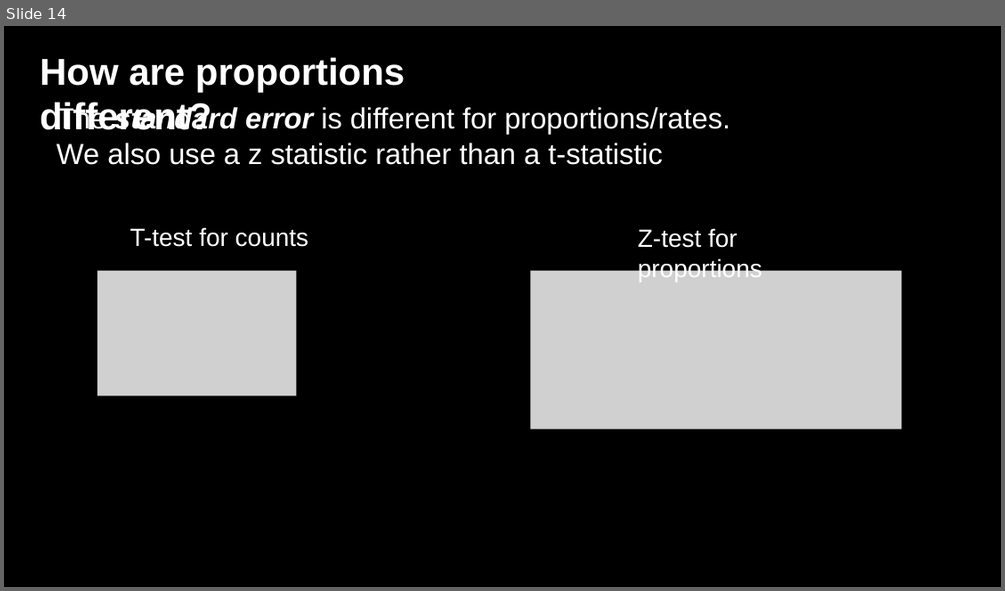
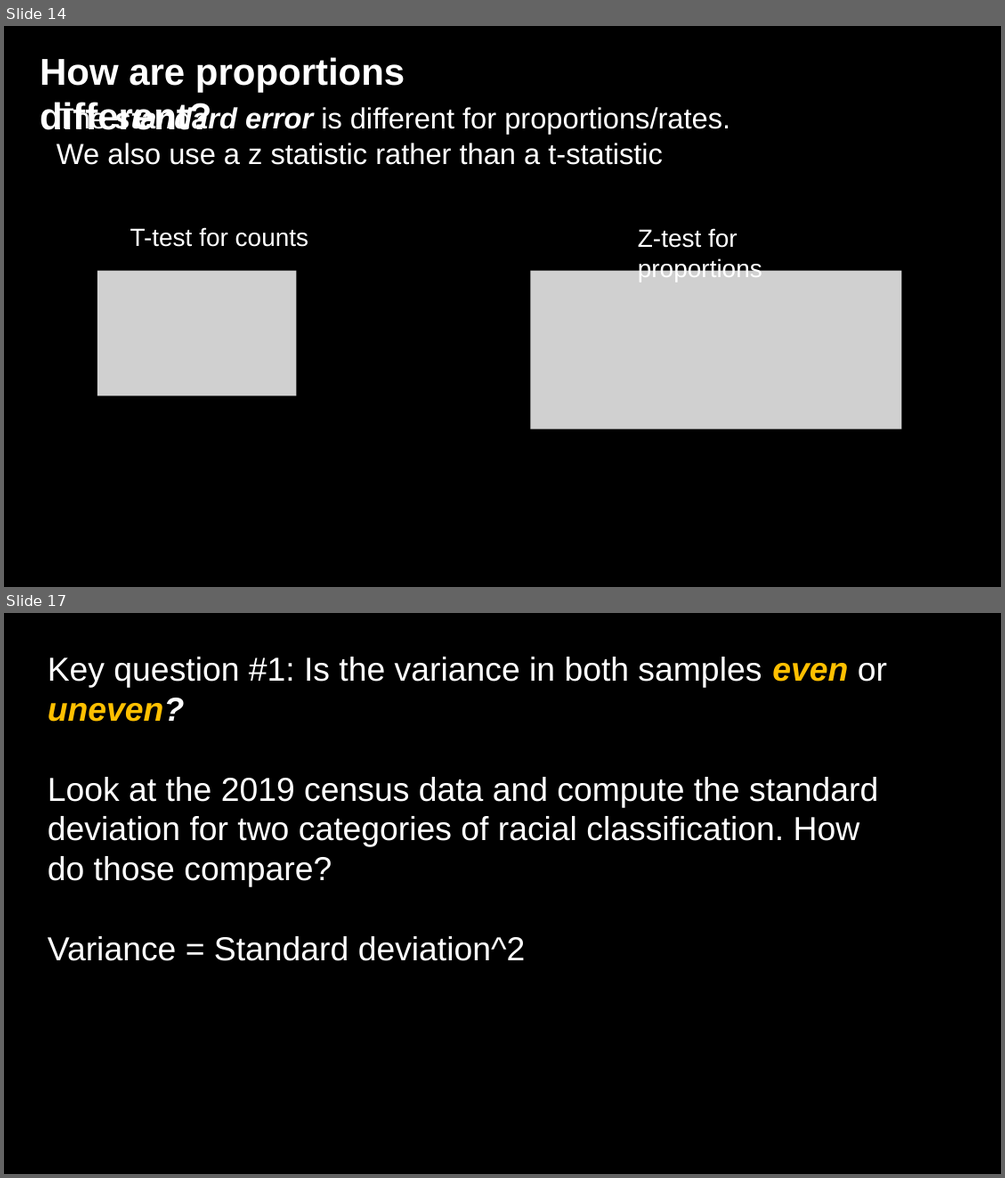
Before and after one commit to jshannon75/geog4300, a slide deck: in_class_slides/geog4300_W08-1 Hypotheses and one sample tests.pptx. Shown one above the other, each under a label of ours: slide 14 before the commit, slides 14 and 17 after it; the slides between them are not shown. The pictures are 1005x591 and 1005x1178 pixels, drawn with LibreOffice and Linux fonts; fonts in the diff are those of the drawing; grey boxes stand for pictures; background and template pictures are left out. Boxes give left, top, right and bottom in pixels: in the first picture for what was removed or moved away, otherwise in the second. Text is boxed around its words. In the diff, an @@ line names an element or a change of style, - is before the commit and + after.

```diff
--- a/in_class_slides/geog4300_W08-1 Hypotheses and one sample tests.pptx
+++ b/in_class_slides/geog4300_W08-1 Hypotheses and one sample tests.pptx
@@ slide 17 added at [4,613,1001,1174], background picture (left out) @@
@@ text added at [48,657,887,961], 32 pt, text #FFFFFF @@
+Key question #1: Is the variance in both samples even or uneven?
+Look at the 2019 census data and compute the standard deviation for two categories of racial classification. How do those compare?
+Variance = Standard deviation^2
```
Also in this commit, not shown: 2 slides changed, 5 other slides added.
